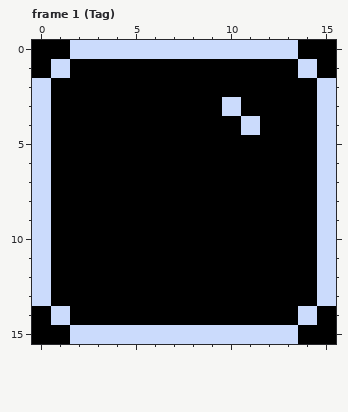
A pixel-art file gets an edit: graphics/bnc/bnc_bubble.aseprite. That is the earlier state.
16x16 pixels, 6 frames. Shown: frame 1 (Tag). The commit also changed other frames, which this record leaves out.
The result:
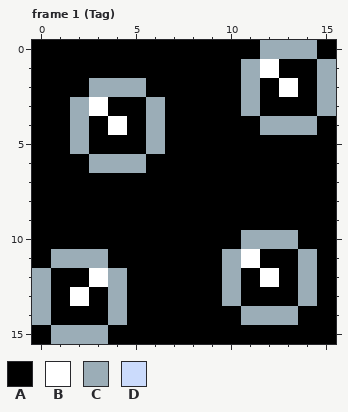
Palette (. is transparent): A #000000  B #ffffff  C #9badb7  D #cbdbfc
The edit:
layer "Layer 1" added
Frame 1 (Tag), layers "Layer 1", "Background":
y 0: x 2..14 DDDDDDDDDDDDA -> AAAAAAAAAACCC
y 1: x 1 D -> A; x 11..12 AA -> CB; x 14..15 DA -> AC
y 2: x 0 D -> A; x 3..5 AAA -> CCC; x 11 A -> C; x 13 A -> B; x 15 D -> C
y 3: x 0 D -> A; x 2..3 AA -> CB; x 6 A -> C; x 10..11 DA -> AC; x 15 D -> C
y 4: x 0 D -> A; x 2 A -> C; x 4 A -> B; x 6 A -> C; x 11..15 DAAAD -> ACCCA
y 5: x 0 D -> A; x 2 A -> C; x 6 A -> C; x 15 D -> A
y 6: x 0 D -> A; x 3..5 AAA -> CCC; x 15 D -> A
y 7..9: x 0 D -> A; x 15 D -> A
y 10: x 0 D -> A; x 11..13 AAA -> CCC; x 15 D -> A
y 11: x 0..3 DAAA -> ACCC; x 10..11 AA -> CB; x 14..15 AD -> CA
y 12: x 0 D -> C; x 3..4 AA -> BC; x 10 A -> C; x 12 A -> B; x 14..15 AD -> CA
y 13: x 0 D -> C; x 2 A -> B; x 4 A -> C; x 10 A -> C; x 14..15 AD -> CA
y 14: x 0..1 AD -> CA; x 4 A -> C; x 11..14 AAAD -> CCCA
y 15: x 1..13 ADDDDDDDDDDDD -> CCCAAAAAAAAAA
